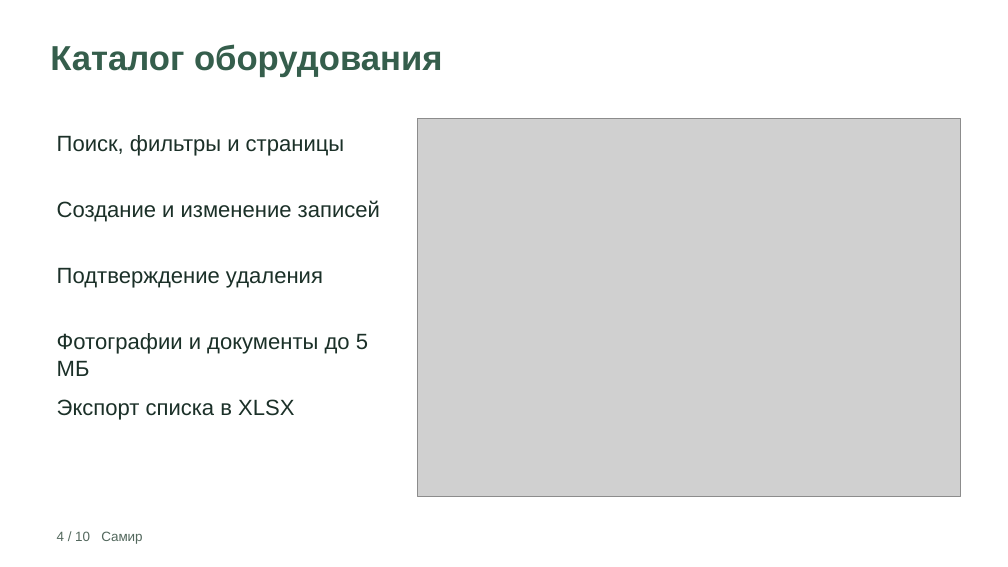
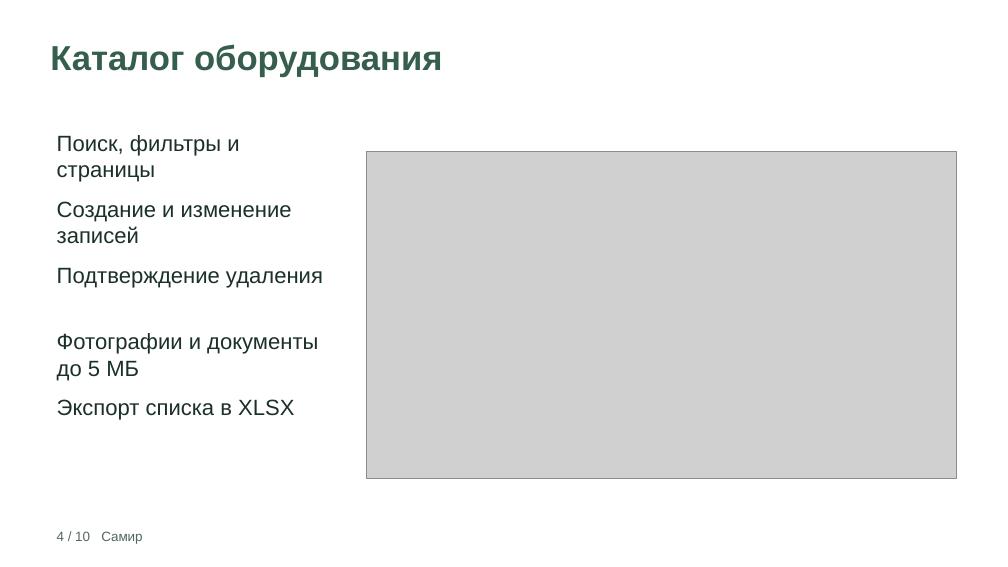
Before and after one commit to Samirrrrr123/college-inventory, a slide deck: slide 4 of docs/presentation.pptx. Drawn at 1008x567 pixels with LibreOffice and Linux fonts; fonts in the diff are those of the drawing; grey boxes stand for pictures. Boxes give left, top, right and bottom in pixels: in the first picture for what was removed or moved away, otherwise in the second. Text is boxed around its words. In the diff, an @@ line names an element or a change of style, - is before the commit and + after.

```diff
--- a/docs/presentation.pptx
+++ b/docs/presentation.pptx
@@ text "Поиск, фильтры и страницы" rewrapped from (x1=57, y1=135, x2=345, y2=156) to (x1=57, y1=135, x2=239, y2=182) @@
@@ picture resized from (x1=417, y1=119, x2=960, y2=496) to (x1=366, y1=151, x2=957, y2=479) @@
@@ text "Создание и изменение записей" rewrapped from (x1=57, y1=200, x2=380, y2=222) to (x1=57, y1=201, x2=292, y2=244) @@
@@ text "Фотографии и документы до 5 ..." rewrapped from (x1=57, y1=333, x2=368, y2=376) to (x1=57, y1=333, x2=318, y2=381) @@
```
Also in this commit, not shown: 7 other slides changed, 4 other files.
